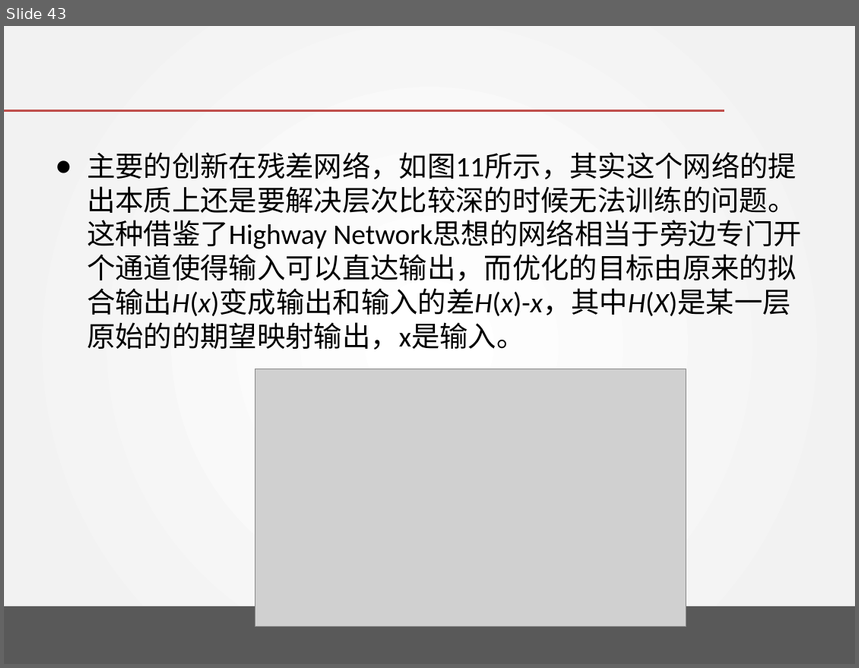
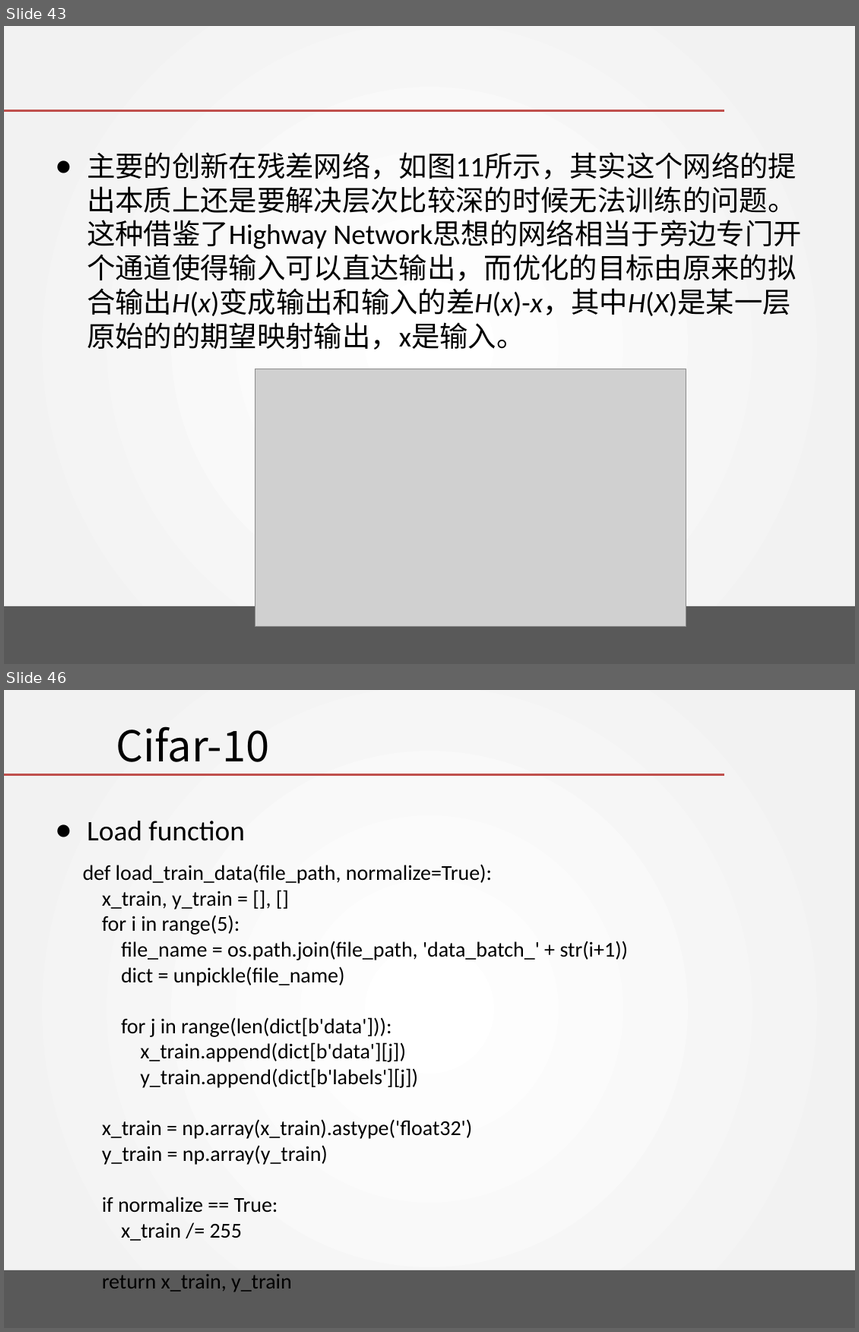
Before and after one commit to DavidPeng11/Artificial_Intelligence_2018, a slide deck: chapter 12 - Convolutional Neural Networks/Convolutional Neural Networks.pptx. Shown one above the other, each under a label of ours: slide 43 before the commit, slides 43 and 46 after it; the slides between them are not shown. The pictures are 859x668 and 859x1332 pixels, drawn with LibreOffice and Linux fonts; fonts in the diff are those of the drawing; grey boxes stand for pictures; background and template pictures are left out. Boxes give left, top, right and bottom in pixels: in the first picture for what was removed or moved away, otherwise in the second. Text is boxed around its words. In the diff, an @@ line names an element or a change of style, - is before the commit and + after.

```diff
--- a/chapter 12 - Convolutional Neural Networks/Convolutional Neural Networks.pptx
+++ b/chapter 12 - Convolutional Neural Networks/Convolutional Neural Networks.pptx
@@ slide 46 added at (4, 690, 855, 1328), background gradient #FFFFFF to #F2F2F2; not listed: 2 template elements that a slide beside it also shows @@
@@ title added at (116, 726, 269, 762), 36 pt, text #000000 @@
+Cifar-10
@@ text added at (87, 821, 244, 841), 24 pt, text #000000 @@
+● Load function
@@ text added at (83, 864, 629, 1293), 18 pt, text #000000 @@
+def load_train_data(file_path, normalize=True):
+x_train, y_train = [], []
+for i in range(5):
+file_name = os.path.join(file_path, 'data_batch_' + str(i+1))
+dict = unpickle(file_name)
+for j in range(len(dict[b'data'])):
+x_train.append(dict[b'data'][j])
+y_train.append(dict[b'labels'][j])
+x_train = np.array(x_train).astype('float32')
+y_train = np.array(y_train)
+if normalize == True:
+x_train /= 255
+return x_train, y_train
```
Also in this commit, not shown: 16 other slides added, 2 other files.
